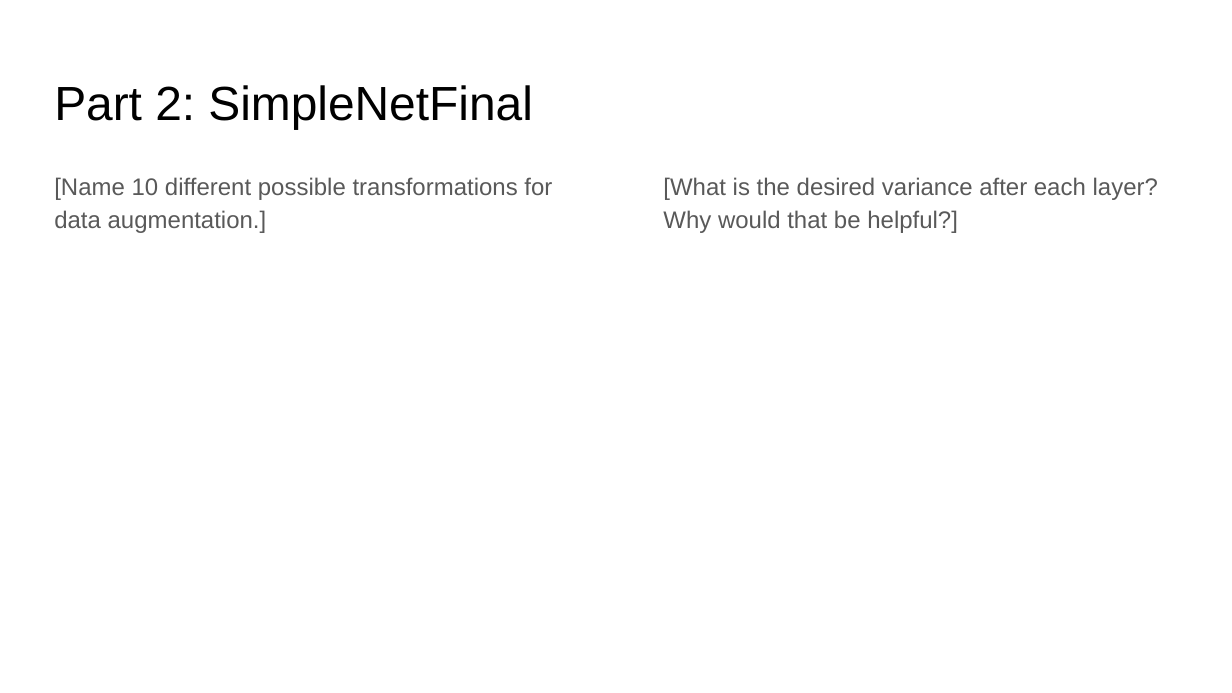
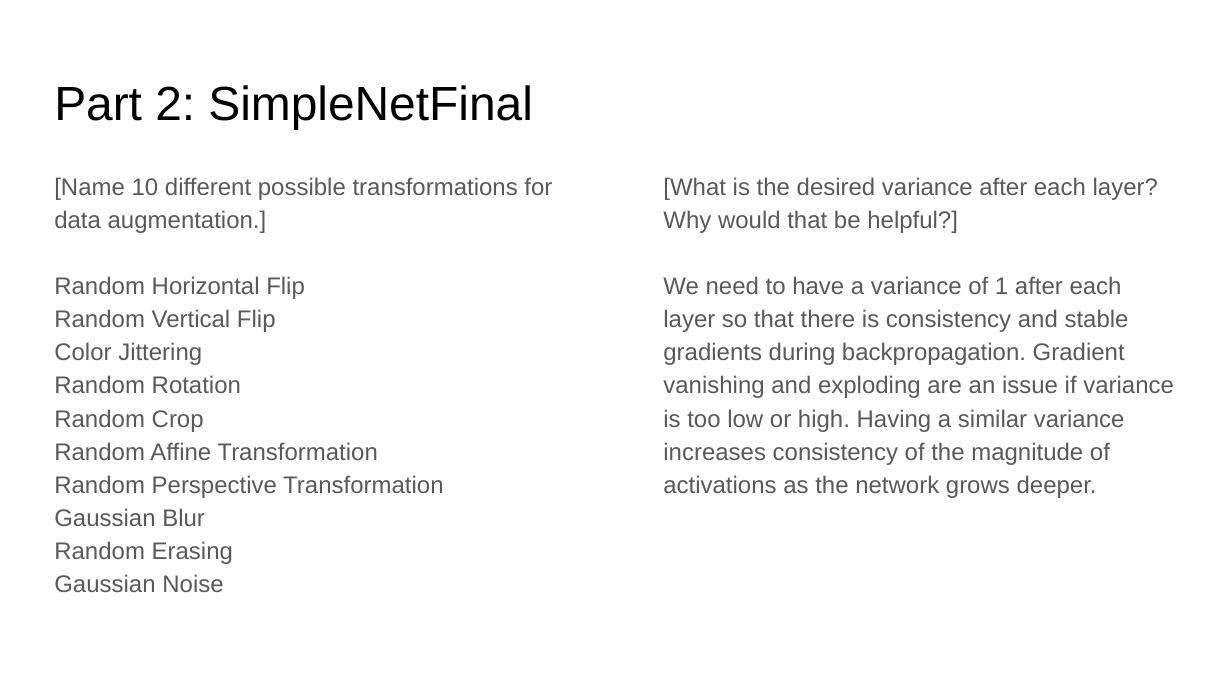
Before and after one commit to anirudh-arunkumar/ComputerVision, a slide deck: slide 5 of project-3-main/docs/proj3_report.pptx. Drawn at 1232x693 pixels with LibreOffice and Linux fonts; fonts in the diff are those of the drawing. Boxes give left, top, right and bottom in pixels: in the first picture for what was removed or moved away, otherwise in the second. Text is boxed around its words. In the diff, an @@ line names an element or a change of style, - is before the commit and + after.

```diff
--- a/project-3-main/docs/proj3_report.pptx
+++ b/project-3-main/docs/proj3_report.pptx
@@ text at box(54, 276, 443, 592): paragraphs added @@
+Random Horizontal Flip
+Random Vertical Flip
+Color Jittering
+Random Rotation
+Random Crop
+Random Affine Transformation
+Random Perspective Transformation
+Gaussian Blur
+Random Erasing
+Gaussian Noise
@@ text at box(663, 276, 1174, 498): paragraph added @@
+We need to have a variance of 1 after each layer so that there is consistency and stable gradients during backpropagation. Gradient vanishing and exploding are an issue if variance is too low or high. Having a similar variance increases consistency of the magnitude of activations as the network grows deeper.
```
Also in this commit, not shown: 12 other slides changed, 1 slide added, 1 slide removed, 14 other files.
